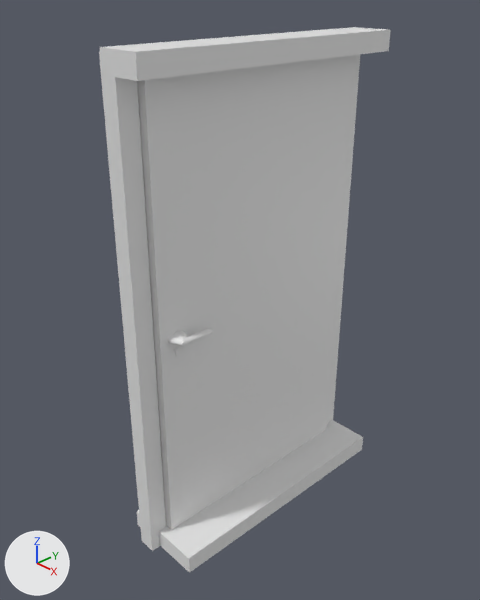
The Blender file models/door/door.blend, before and after one commit.
The view is the same before and after, from a camera (50 mm lens) standing at (4.86, -4.75, 3.25) and looking at (-0.12, -0.06, -0.09). Every picture has the same lights, and +X, +Y and +Z are marked at lower left.
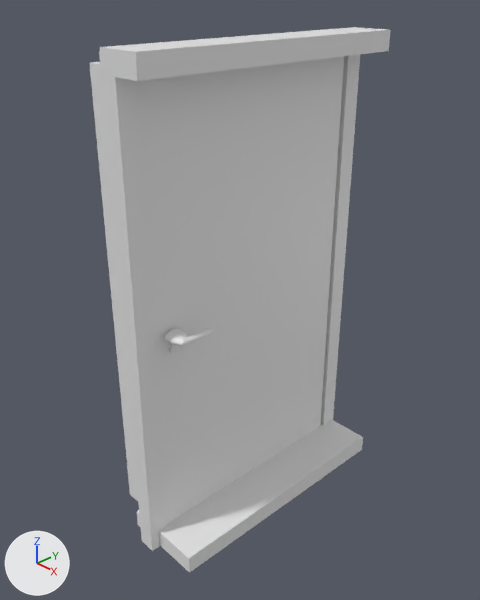
What the commit changed:
Object 'Cube' (ob_cube) moves from (0.0, 0.0, 0.0) to (-0.34, 0.0, 0.0).
Object 'Cube' (ob_cube) is rescaled from (0.129, 1.38, 2.54) to (0.362, 1.38, 2.54).

Where the change shows, as pixel boxes [x1, y1, x2, y2] in the pictures (480 x 600 px):
'Cube', moved, rescaled (19% wider)
    before: [137, 55, 352, 530]
    after: [89, 56, 344, 524]
